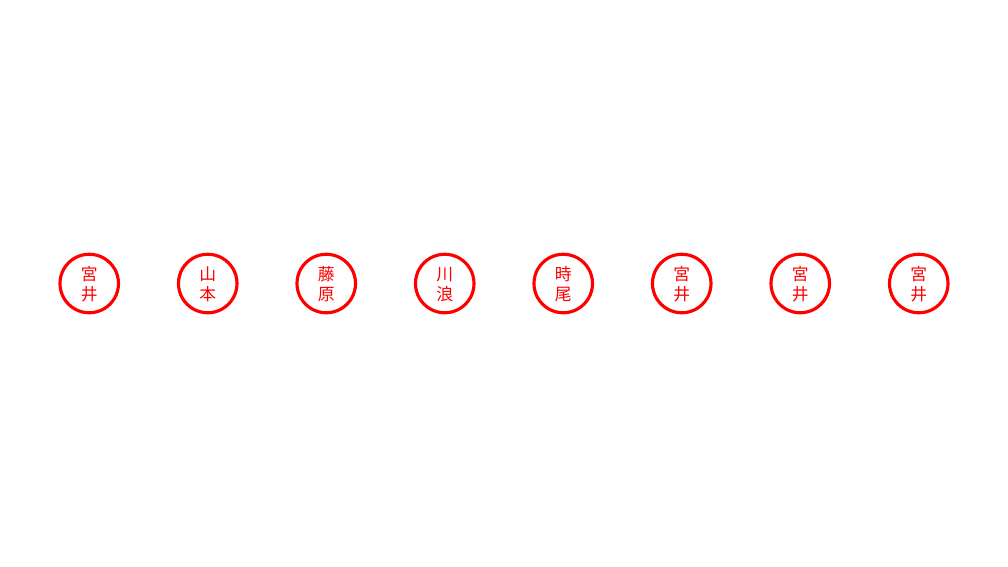
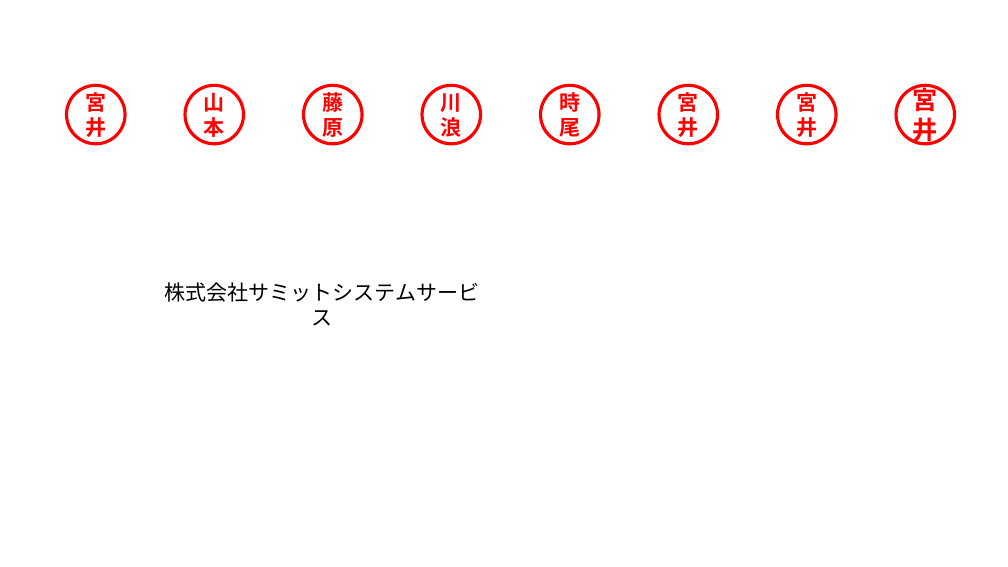
Before and after one commit to 8fk1/sign-flow, a slide deck: slide 1 of static/img/stamp/stamp.pptx. Drawn at 1008x567 pixels with LibreOffice and Linux fonts; fonts in the diff are those of the drawing. Boxes give left, top, right and bottom in pixels: in the first picture for what was removed or moved away, otherwise in the second. Text is boxed around its words. In the diff, an @@ line names an element or a change of style, - is before the commit and + after.

```diff
--- a/static/img/stamp/stamp.pptx
+++ b/static/img/stamp/stamp.pptx
@@ text "宮": place and size @@
-text "宮" at [81, 266, 98, 302]
+text "宮" at [85, 92, 106, 137]
@@ text "山": place and size @@
-text "山" at [199, 266, 216, 302]
+text "山" at [204, 92, 225, 137]
@@ text "藤": place and size @@
-text "藤" at [318, 266, 335, 302]
+text "藤" at [322, 89, 343, 137]
@@ text "川": place and size @@
-text "川" at [436, 266, 453, 302]
+text "川" at [441, 93, 462, 137]
@@ 8 ellipses: place and size @@
-8 ellipses at [60, 254, 948, 312]
+8 ellipses at [67, 85, 954, 144]
@@ size 16 to 20 pt, font Noto Sans CJK SC to Noto Sans CJK JP, bold on in 7 elements at [678, 92, 699, 137], [204, 92, 225, 137], [322, 89, 343, 137], [441, 93, 462, 137], [85, 92, 106, 137], [796, 92, 817, 137], [559, 89, 580, 137] @@
@@ text "時": place and size @@
-text "時" at [555, 266, 572, 301]
+text "時" at [559, 89, 580, 137]
@@ text "宮": place and size @@
-text "宮" at [673, 266, 690, 302]
+text "宮" at [678, 92, 699, 137]
@@ text "宮": place and size @@
-text "宮" at [792, 266, 809, 302]
+text "宮" at [796, 92, 817, 137]
@@ text "宮": place and size @@
-text "宮" at [910, 266, 927, 302]
+text "宮" at [913, 83, 938, 146]
@@ text "宮" at [913, 83, 938, 146]: size 16 to 24 pt, font Noto Sans CJK SC to Noto Sans CJK JP, bold on @@
@@ text added at [165, 282, 480, 326], 20 pt, text #000000 @@
+株式会社サミットシステムサービス
```
Also in this commit, not shown: 14 other files.
